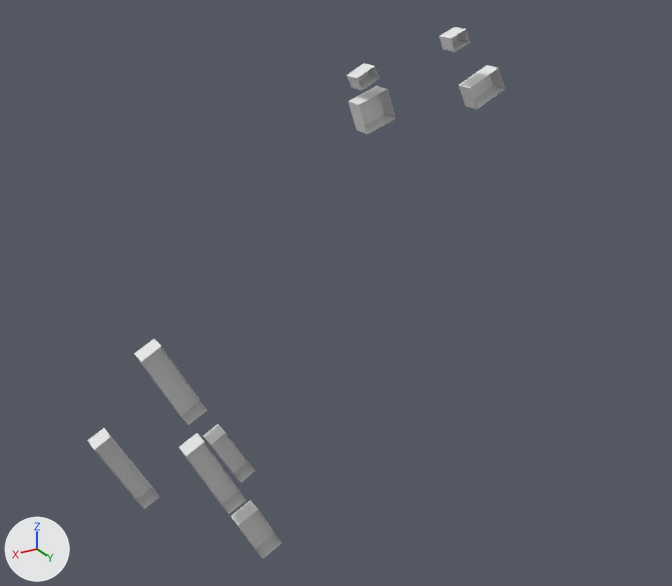
One commit to the glTF model output/glb/tile_182.glb: the scene before it, then after it.
Rendered twice from a 50 mm camera at (202.0, 387.0, 199.0) aimed at (-30.0, 0.0, 6.0). Every picture has the same lights, and +X, +Y and +Z are marked at lower left. The older version comes first.
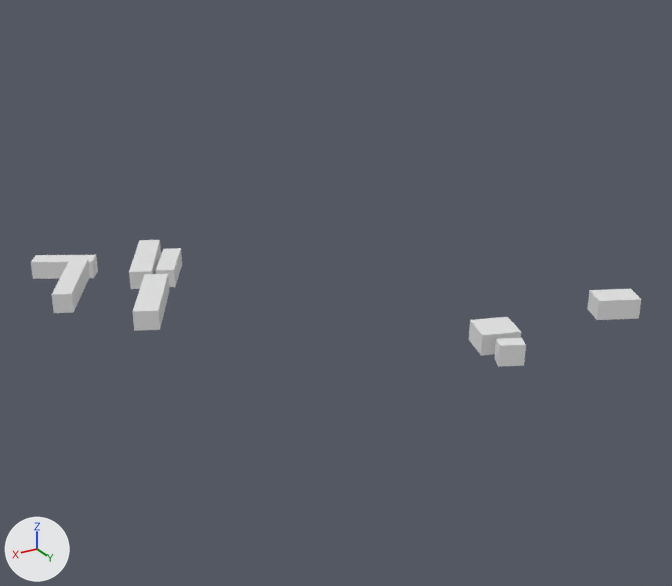
Location of each change, (x1, y1, x2, y2) in pixels of the pictures (672 x 586 px; the box of a moved part takes in the faces that stretch with it):
'Mesh_0', reshaped (46% wider, 76% shorter): before (88, 27, 505, 559); after (31, 240, 641, 367)
part 1 of me_mesh_0, moved or reshaped: before (348, 86, 396, 134); after (469, 317, 521, 356)
part 2 of me_mesh_0, moved or reshaped: before (346, 63, 380, 90); after (495, 338, 526, 367)
part 3 of me_mesh_0, moved or reshaped: before (458, 65, 505, 109); after (587, 289, 641, 320)
part 4 of me_mesh_0, moved or reshaped: before (203, 424, 255, 483); after (155, 248, 182, 287)
part 5 of me_mesh_0, moved or reshaped: before (179, 433, 246, 514); after (129, 240, 161, 289)
part 6 of me_mesh_0, moved or reshaped: before (134, 339, 207, 425); after (133, 274, 169, 331)
part 7 of me_mesh_0, moved or reshaped: before (88, 428, 159, 509); after (51, 259, 90, 313)
part 8 of me_mesh_0, added: after (31, 255, 98, 279)
part 9 of me_mesh_0, deleted: before (439, 27, 470, 52)
part 10 of me_mesh_0, deleted: before (231, 500, 282, 559)

Diff of the bpy script that builds the scene:
```diff
--- a/output/glb/tile_182.glb.py
+++ b/output/glb/tile_182.glb.py
@@ me_mesh_0 @@
 # used by ob_mesh_0; location = (0.0, 0.0, 0.0)
-me_mesh_0.from_pydata(...)  # 72 vertices, 90 faces; spans x -137.0..105.0, y -10.0..0.0, z -148.0..135.0
+me_mesh_0.from_pydata(...)  # 64 vertices, 80 faces; spans x -137.0..105.0, y -126.0..121.0, z 0.0..22.0
+# me_mesh_0 part 1: the loose piece of 8 vertices spanning x -66.0..-43.0, y -10.0..0.0, z 88.0..109.0 is turned -90 degrees about the x axis through its middle, then moved by (0.0, 104.0, -83.0)
+# me_mesh_0 part 2: the loose piece of 8 vertices spanning x -56.0..-42.0, y -10.0..0.0, z 110.0..121.0 is turned -90 degrees about the x axis through its middle, then moved by (0.0, 121.0, -100.0)
+# me_mesh_0 part 3: the loose piece of 8 vertices spanning x -137.0..-113.0, y -10.0..0.0, z 93.0..114.0 is turned -90 degrees about the x axis through its middle, then moved by (0.0, 108.0, -86.0)
+# me_mesh_0 part 4: the loose piece of 8 vertices spanning x 20.0..45.0, y -10.0..0.0, z -92.0..-58.0 is turned -90 degrees about the x axis through its middle, then moved by (0.0, -70.0, 83.0)
+# me_mesh_0 part 5: the loose piece of 8 vertices spanning x 26.0..59.0, y -10.0..0.0, z -110.0..-60.0 is turned -90 degrees about the x axis through its middle, then moved by (0.0, -80.0, 93.0)
+# me_mesh_0 part 6: the loose piece of 8 vertices spanning x 46.0..78.0, y -10.0..0.0, z -48.0..-1.0 is turned -90 degrees about the x axis through its middle, then moved by (0.0, -19.0, 37.0)
+# me_mesh_0 part 7: the loose piece of 8 vertices spanning x 75.0..105.0, y -10.0..0.0, z -89.0..-42.0 is turned -90 degrees about the x axis through its middle, then moved by (0.0, -61.0, 78.0)
+# me_mesh_0 part 8: the loose piece of 8 vertices spanning x 20.0..45.0, y -10.0..0.0, z -92.0..-58.0 is copied, and the copy is multiplied about its middle by the matrix ((0.02, 0.0, -1.03), (1.03, 0.0, 0.02), (0.0, -1.03, 0.0)), then moved by (48.0, -108.0, 80.0); it spans x 63.0..98.0, y -126.0..-99.0, z 0.0..10.0
+# me_mesh_0 part 9: the loose piece of 8 vertices spanning x -111.0..-99.0, y -10.0..0.0, z 124.0..135.0 is deleted
+# me_mesh_0 part 10: the loose piece of 8 vertices spanning x 5.0..32.0, y -10.0..0.0, z -148.0..-113.0 is deleted
```
